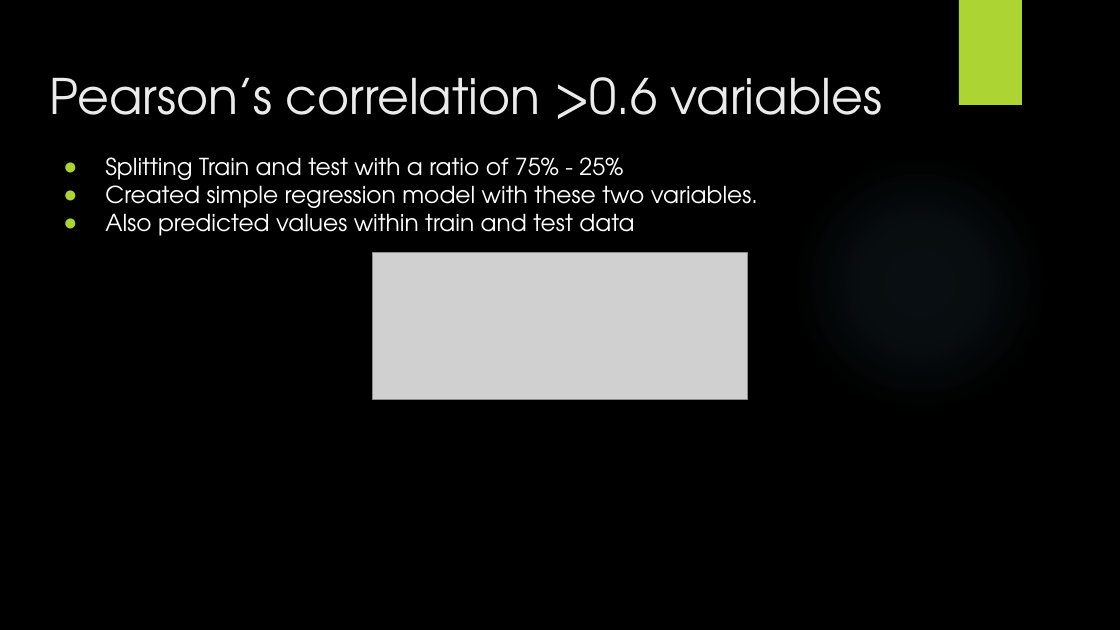
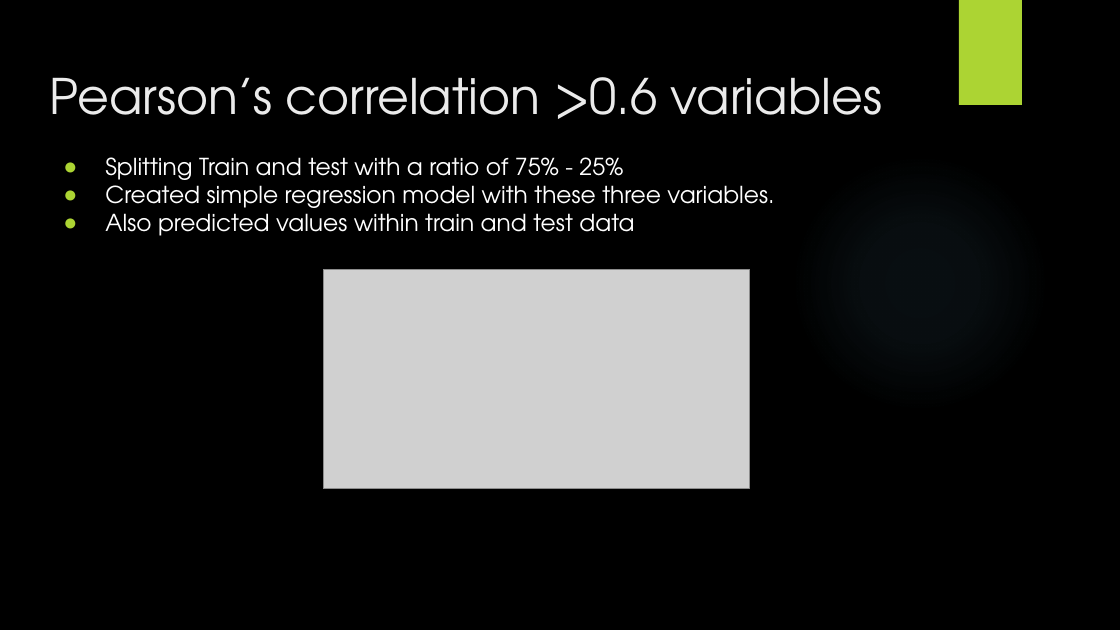
Before and after one commit to databyjp/dsc-phase-2-project, a slide deck: slide 6 of Submit/KC housing.pptx. Drawn at 1120x630 pixels with LibreOffice and Linux fonts; fonts in the diff are those of the drawing; grey boxes stand for pictures; background and template pictures are left out. Boxes give left, top, right and bottom in pixels: in the first picture for what was removed or moved away, otherwise in the second. Text is boxed around its words. In the diff, an @@ line names an element or a change of style, - is before the commit and + after.

```diff
--- a/Submit/KC housing.pptx
+++ b/Submit/KC housing.pptx
@@ text at box(105, 179, 774, 214): text changed @@
-● Created simple regression model with these two variables.
+● Created simple regression model with these three variables.
@@ picture added at box(323, 269, 749, 488) @@
@@ picture removed at box(372, 253, 747, 400) @@
```
Also in this commit, not shown: 5 other slides changed, 1 slide added, 2 slides removed, 8 other files.
